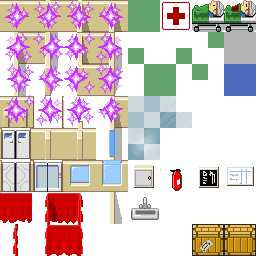
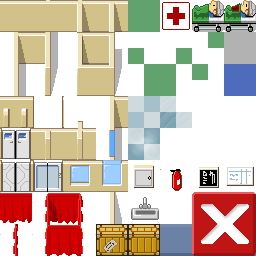
Layer changes from the first 256 x 256 image to the second:
hid group "warp" (1 layers) over bbox(4, 0, 123, 126)
added layer "Layer 8" in group "hospital_set" over bbox(201, 204, 249, 244)
painted on "walls_tall" over bbox(96, 171, 256, 256)
